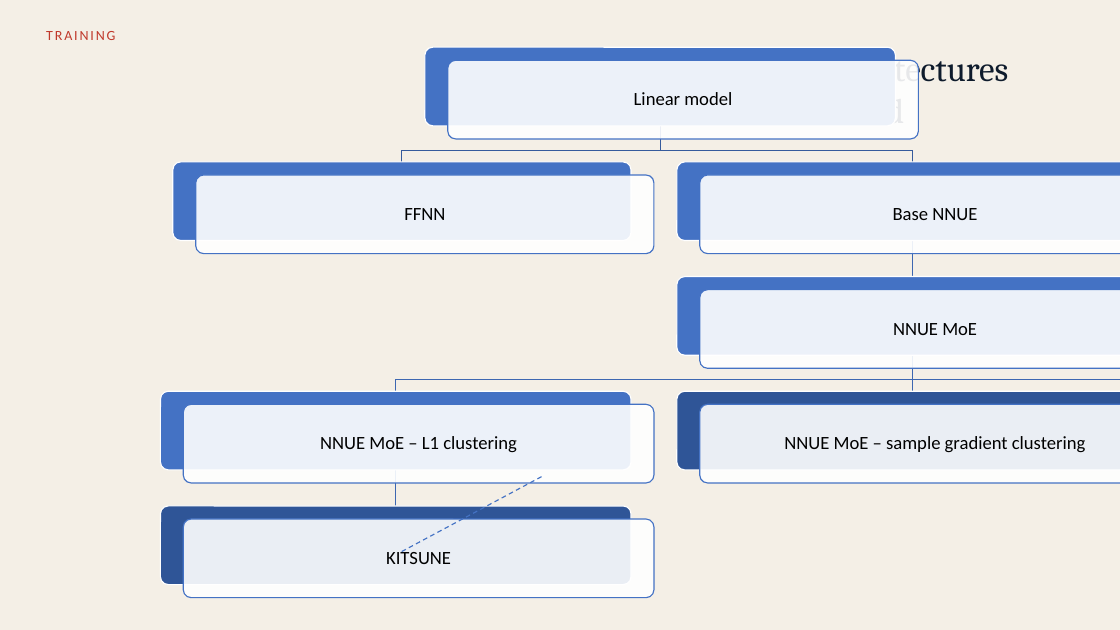
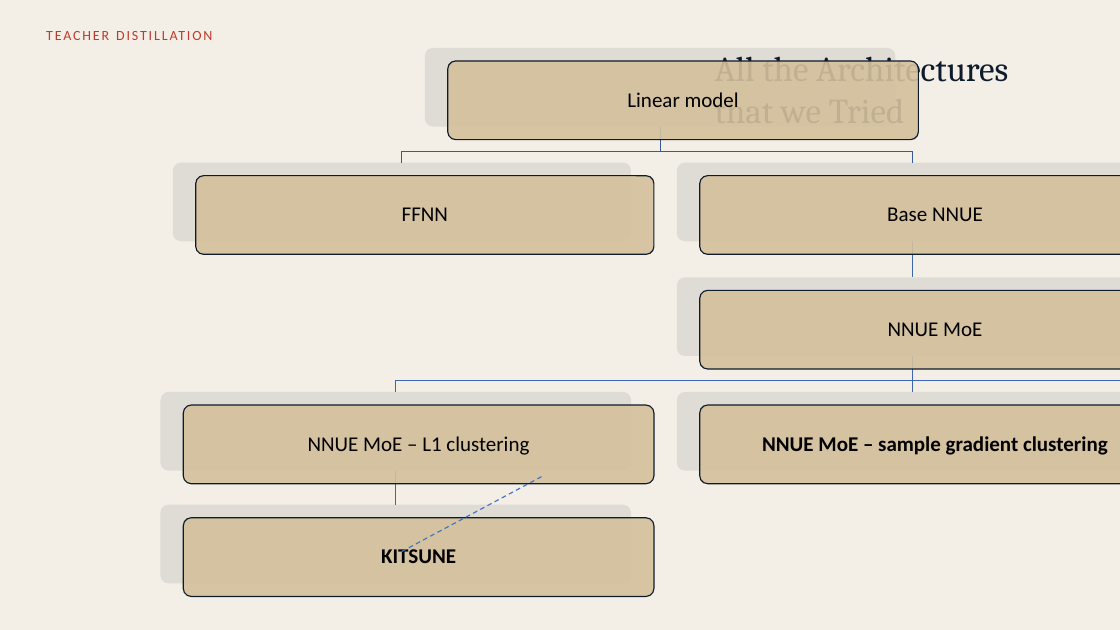
Before and after one commit to Omega97/masters-thesis-unsupervised-bucketing, a slide deck: slide 11 of Presentation/Chess_MoE_defense.pptx (slide 12 before the commit). Drawn at 1120x630 pixels with LibreOffice and Linux fonts; fonts in the diff are those of the drawing. Boxes give left, top, right and bottom in pixels: in the first picture for what was removed or moved away, otherwise in the second. Text is boxed around its words. In the diff, an @@ line names an element or a change of style, - is before the commit and + after.

```diff
--- a/Presentation/Chess_MoE_defense.pptx
+++ b/Presentation/Chess_MoE_defense.pptx
@@ text at (46,31,115,40): text changed @@
-TRAINING
+TEACHER DISTILLATION
@@ fill #4472C4 to #0E1B2C at 9% opacity; outline #FFFFFF 1 pt to none in 5 elements at (425,48,896,127), (677,277,1120,356), (160,392,631,471), (173,163,631,242), (677,163,1120,242) @@
@@ size 16 to 18 pt in 5 elements at (627,92,739,108), (888,322,982,336), (402,207,448,221), (887,207,983,221), (308,436,529,455) @@
@@ rounded rectangle at (677,392,1120,471): fill #2F5597 to #0E1B2C at 9% opacity; outline #FFFFFF 1 pt to none @@
@@ text "NNUE MoE – sample gradient ..." at (762,436,1108,455): size 16 to 18 pt, bold on @@
@@ outline redrawn in 7 elements at (912,356,1120,392), (905,356,919,392), (396,356,912,392), (660,127,912,163), (402,127,660,163), (905,241,919,277), (389,471,403,505) @@
@@ rounded rectangle at (160,505,631,584): fill #2F5597 to #0E1B2C at 9% opacity; outline #FFFFFF 1 pt to none @@
@@ fill #FFFFFF at 90% opacity to #D4C09C at 90% opacity; outline #4472C4 1 pt to #0E1B2C 1 pt in 7 elements at (196,176,654,255), (700,291,1120,370), (448,61,918,140), (700,176,1120,255), (183,405,654,484), (700,405,1120,484), (183,518,654,597) @@
@@ text "KITSUNE" at (381,546,456,563): size 16 to 18 pt, bold on @@
```
Also in this commit, not shown: 13 other slides changed, 3 slides added, 2 slides removed.
